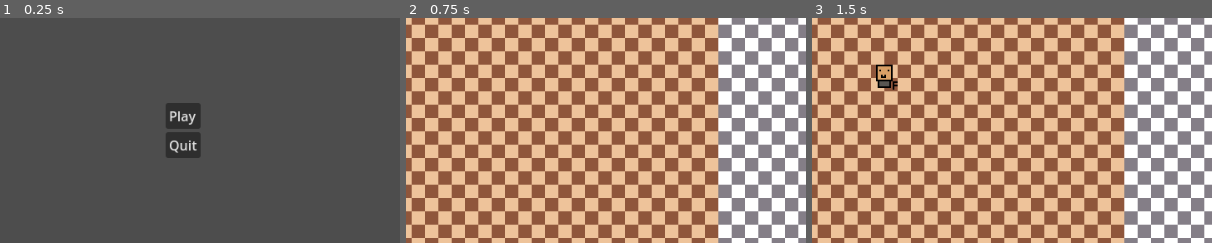
Above: before the commit, frames 1-3 (left to right).
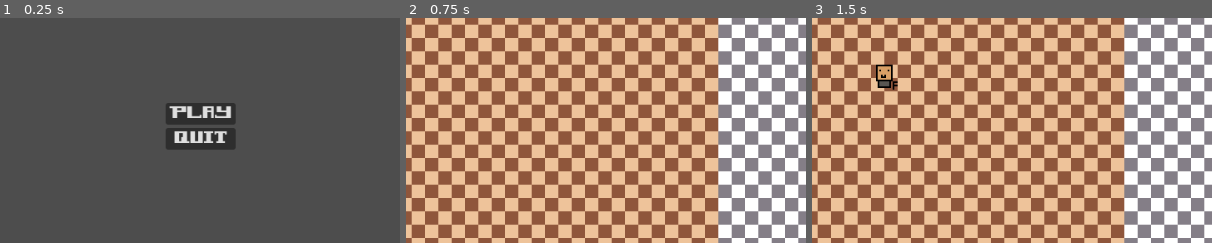
Above: after the commit, the same moments.

Repository: SYJEE1/Batchoyan
Game: Godot game, scene res://Environment/menu.tscn
The game is run twice, just before and just after one commit, with the same random seed, the same clock (stepped at 60 frames per second) and the same inputs. This scene is started directly instead of the project's main scene.
Inputs:
- Up to frame 1 (0.25 s): no input
- Up to frame 2 (0.75 s): click "Play" at 0.5 s
- Up to frame 3 (1.5 s): tap Enter at 1.25 s; hold D (right) from 1.28 s (still down)
The pictures show only the part of the screen within x 28-78%, y 31-81%; the shares and areas given below are measured in that part.

The runs differ from the first frame. In frame 1, 2.7% of the frame differs, in the area x 41-59%, y 37-63%; in frame 2, nothing differs; in frame 3, nothing differs.

Commit message:
style font change

Diff:
--- a/Environment/menu.tscn
+++ b/Environment/menu.tscn
@@ -1,6 +1,7 @@
-[gd_scene load_steps=2 format=3 uid="uid://by3y8cfoypad7"]
+[gd_scene load_steps=3 format=3 uid="uid://by3y8cfoypad7"]
 
 [ext_resource type="Script" path="res://menu.gd" id="1_wilem"]
+[ext_resource type="FontFile" uid="uid://bjlabuh1eek7l" path="res://Fonts/LL_BAGUIO.ttf" id="2_0akd8"]
 
 [node name="Menu" type="Control"]
 layout_mode = 3
@@ -25,11 +26,13 @@
 [node name="Play" type="Button" parent="MarginContainer/VBoxContainer"]
 layout_mode = 2
 size_flags_vertical = 0
+theme_override_fonts/font = ExtResource("2_0akd8")
 text = "Play"
 
 [node name="Quit" type="Button" parent="MarginContainer/VBoxContainer"]
 layout_mode = 2
 size_flags_vertical = 0
+theme_override_fonts/font = ExtResource("2_0akd8")
 text = "Quit"
 
 [connection signal="pressed" from="MarginContainer/VBoxContainer/Play" to="." method="_on_play_pressed"]
Not shown, added: Fonts/LL_BAGUIO.ttf.import
